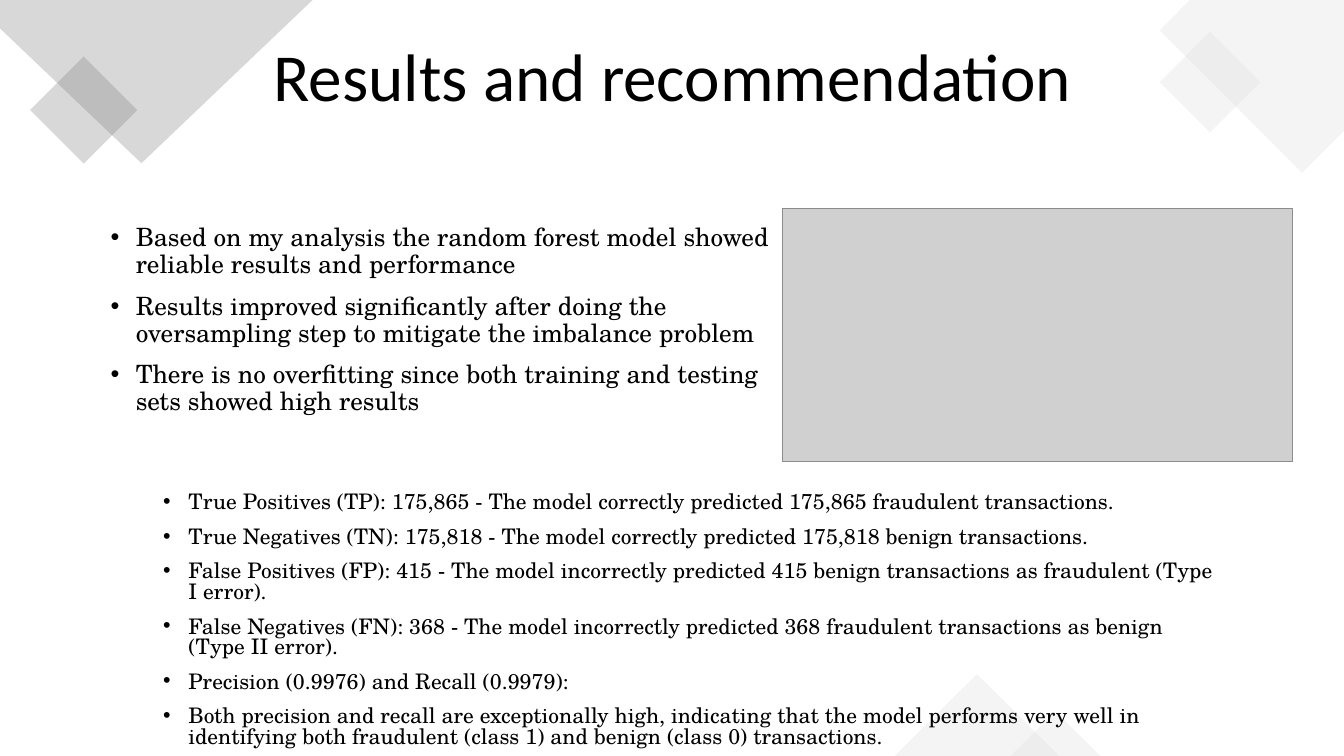
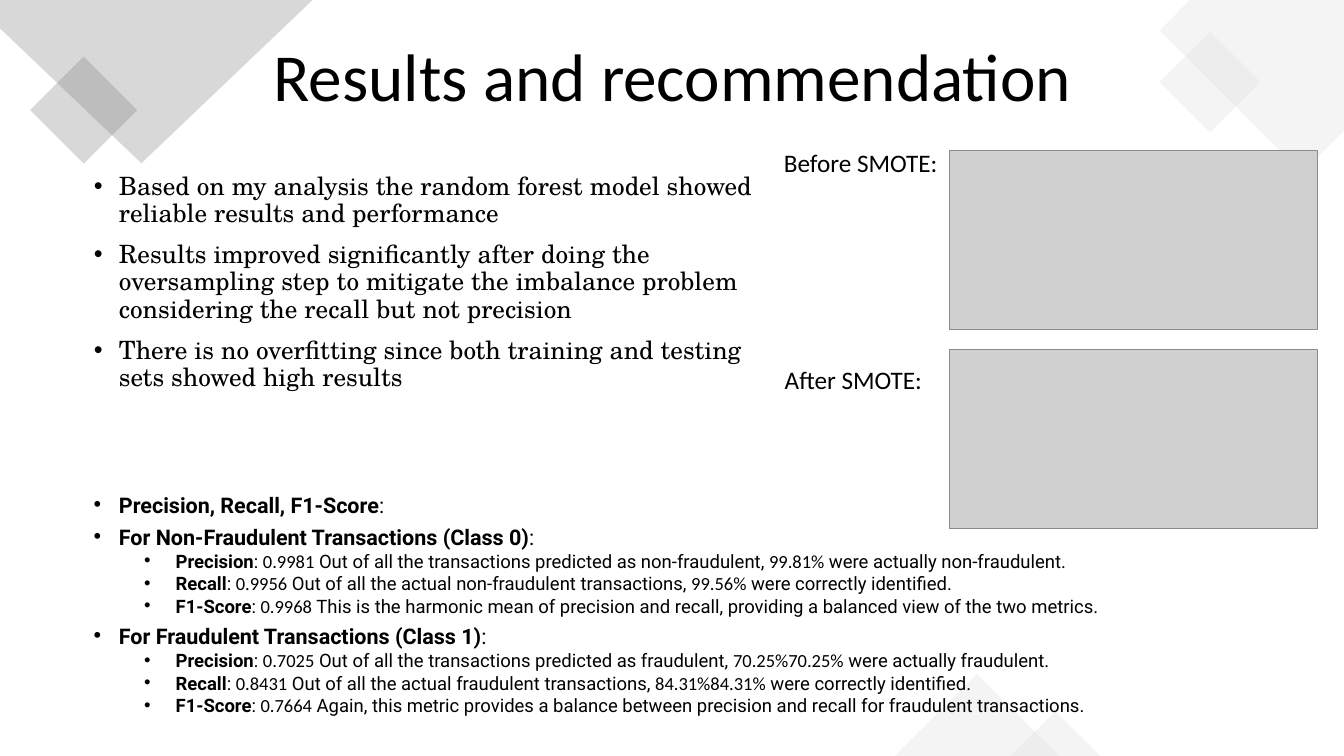
Before and after one commit to omaralsabbah/Fraud, a slide deck: slide 12 of Omar_AlSabbah_assignment_presentation.pptx. Drawn at 1344x756 pixels with LibreOffice and Linux fonts; fonts in the diff are those of the drawing; grey boxes stand for pictures. Boxes give left, top, right and bottom in pixels: in the first picture for what was removed or moved away, otherwise in the second. Text is boxed around its words. In the diff, an @@ line names an element or a change of style, - is before the commit and + after.

Commit message:
Add files via upload
Presentation for the Fraud case study

```diff
--- a/Omar_AlSabbah_assignment_presentation.pptx
+++ b/Omar_AlSabbah_assignment_presentation.pptx
@@ text "Based on my analysis the ..." moved from (x1=136, y1=227, x2=769, y2=415) to (x1=119, y1=176, x2=752, y2=391) @@
@@ text added at (x1=784, y1=154, x2=937, y2=172), 18 pt, text #000000 @@
+Before SMOTE:
@@ picture added at (x1=950, y1=150, x2=1318, y2=330) @@
@@ picture removed at (x1=782, y1=209, x2=1293, y2=462) @@
@@ text at (x1=119, y1=244, x2=737, y2=323): text changed @@
-• Results improved significantly after doing the oversampling step to mitigate the imbalance problem
+• Results improved significantly after doing the oversampling step to mitigate the imbalance problem considering the recall but not precision
@@ picture added at (x1=950, y1=350, x2=1318, y2=529) @@
@@ text added at (x1=785, y1=371, x2=922, y2=389), 18 pt, text #000000 @@
+After SMOTE:
@@ text at (x1=119, y1=497, x2=1098, y2=716): text changed; size 15.3 to 13.2 pt; font TeX Gyre Schola to Roboto @@
-  • True Positives (TP): 175,865 - The model correctly predicted 175,865 fraudulent transactions.
-  • True Negatives (TN): 175,818 - The model correctly predicted 175,818 benign transactions.
-  • False Positives (FP): 415 - The model incorrectly predicted 415 benign transactions as fraudulent (Type I error).
-  • False Negatives (FN): 368 - The model incorrectly predicted 368 fraudulent transactions as benign (Type II error).
-• Precision (0.9976) and Recall (0.9979):
-• Both precision and recall are exceptionally high, indicating that the model performs very well in identifying both fraudulent (class 1) and benign (class 0) transactions.
+• Precision, Recall, F1-Score:
+• For Non-Fraudulent Transactions (Class 0):
+  • Precision: 0.9981 Out of all the transactions predicted as non-fraudulent, 99.81% were actually non-fraudulent.
+  • Recall: 0.9956 Out of all the actual non-fraudulent transactions, 99.56% were correctly identified.
+  • F1-Score: 0.9968 This is the harmonic mean of precision and recall, providing a balanced view of the two metrics.
+• For Fraudulent Transactions (Class 1):
+  • Precision: 0.7025 Out of all the transactions predicted as fraudulent, 70.25%70.25% were actually fraudulent.
+  • Recall: 0.8431 Out of all the actual fraudulent transactions, 84.31%84.31% were correctly identified.
+  • F1-Score: 0.7664 Again, this metric provides a balance between precision and recall for fraudulent transactions.
```
Also in this commit, not shown: 4 other slides changed, 1 slide added.
